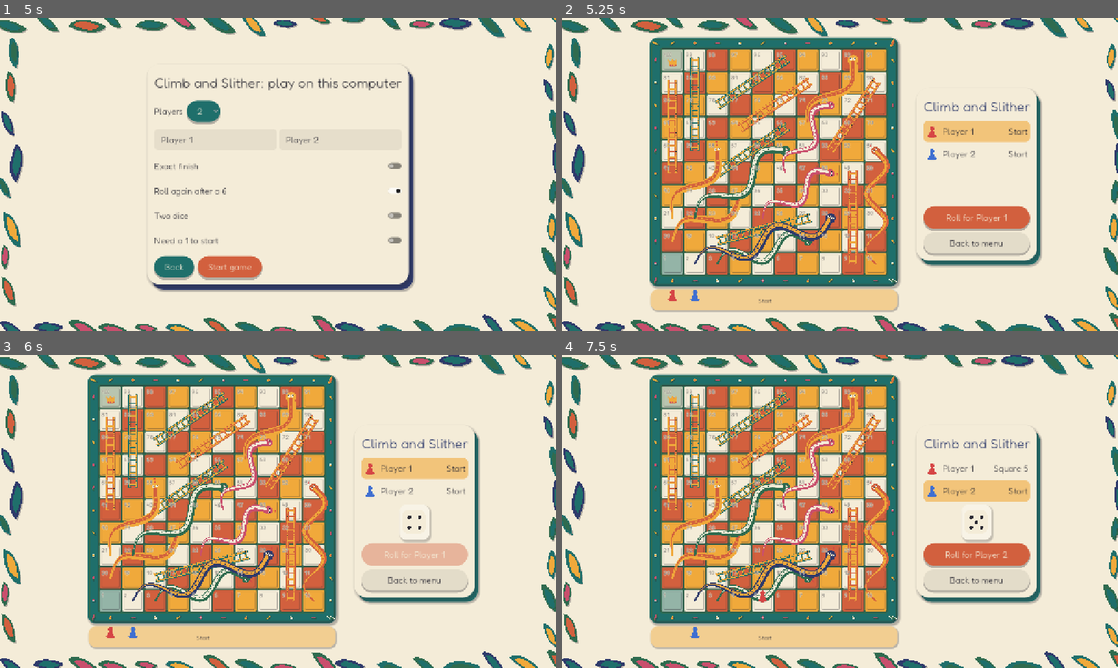
Above: before the commit, frames 1-4 (two rows, left to right).
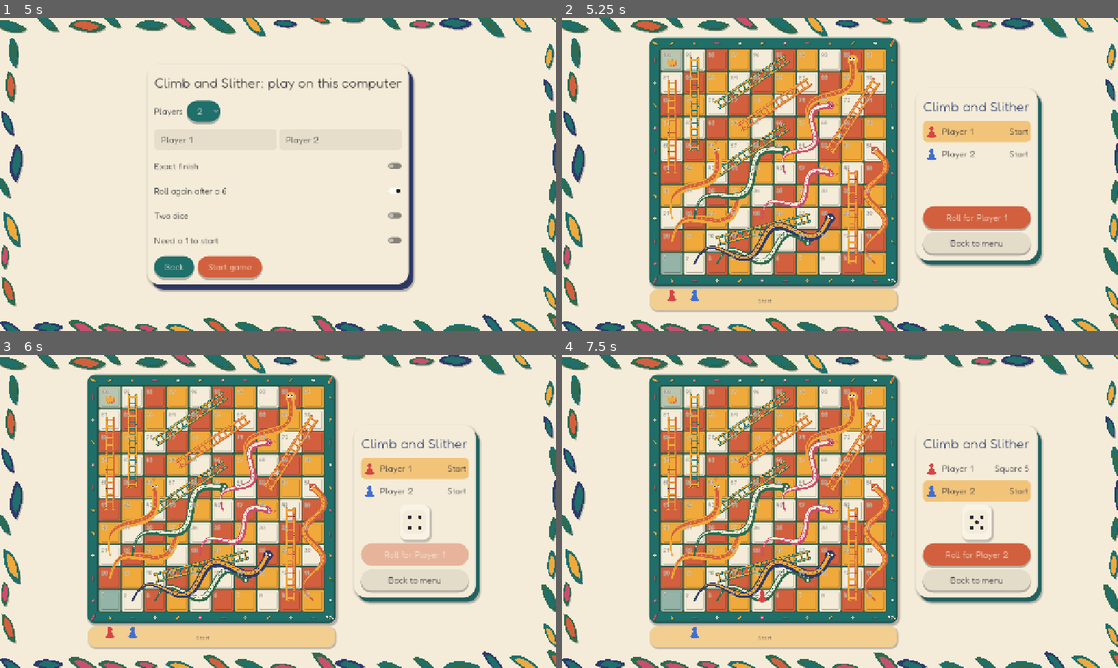
Above: after the commit, the same moments.

Repository: Khushi-v-git/openGaming
Game: Godot game, scene res://main/main.tscn
Two runs of this game, one before a commit and one after it. Both use one fixed random seed, a clock stepped at 60 frames per second and the inputs below.
Inputs:
- Up to frame 1 (5 s): click "Play on this computer" at 0.5 s; click "Roll again after a 6" at 1.25 s; click "Roll again after a 6" at 2 s; click "Roll again after a 6" at 2.75 s; click "Need a 1 to start" at 3.5 s; click "Need a 1 to start" at 4.25 s
- Up to frame 2 (5.25 s): click "Start game" at 5 s
- Up to frame 3 (6 s): click "Roll for Player 1" at 5.75 s
- Up to frame 4 (7.5 s): click "Back to menu" at 6.5 s; click "Stay" at 7.25 s

Frame 1 is identical in both runs. In frame 2, 7.5% of the frame differs, in the area x 15-87%, y 6-93%; in frame 3, 7.4%; in frame 4, 7.6%.

Commit message:
Climb and Slither: fixed-width player rows so the board no longer shifts on turn changes
Co-Authored-By: Claude Sonnet 5.5 <noreply@anthropic.com>

Diff:
--- a/games/climb_and_slither/ui/climb_game_screen.gd
+++ b/games/climb_and_slither/ui/climb_game_screen.gd
@@ -125,7 +125,7 @@
 	side_card = PaperCard.new()
 	side_card.back_color = Tokens.DEEP_TEAL
 	side_card.size_flags_vertical = Control.SIZE_SHRINK_CENTER
-	side_card.custom_minimum_size = Vector2(250, 0)
+	side_card.custom_minimum_size = Vector2(280, 0)
 	_row.add_child(side_card)
 	var column: VBoxContainer = VBoxContainer.new()
 	column.add_theme_constant_override("separation", Tokens.SPACE_S)
@@ -370,8 +370,16 @@
 		name_label.text = str(names.get(id, id))
 		name_label.size_flags_horizontal = Control.SIZE_EXPAND_FILL
 		name_label.clip_text = true
+		name_label.text_overrun_behavior = TextServer.OVERRUN_TRIM_ELLIPSIS
+		name_label.custom_minimum_size.x = 0.0
 		row.add_child(name_label)
+		# Fixed width sized for the longest text, so "Start" -> "Square 100" never resizes the card
+		# (and with it the board).
 		var square: Label = Label.new()
+		square.text = "Square 100"
+		square.horizontal_alignment = HORIZONTAL_ALIGNMENT_RIGHT
+		square.custom_minimum_size.x = square.get_minimum_size().x
+		square.text = ""
 		row.add_child(square)
 		_players_box.add_child(panel)
 		player_rows[id] = {"panel": panel, "square": square}
